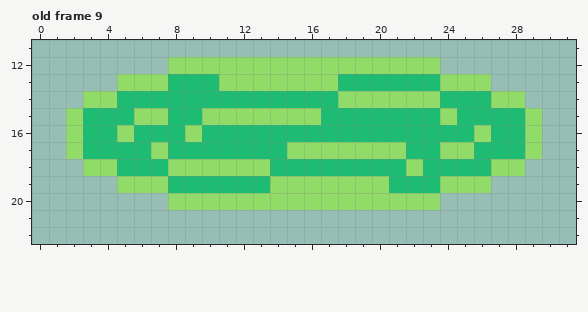
Edited in one commit: pixel-art file (project BuildFight/aseprite/craftTable.aseprite). The picture above was drawn from the file before the commit.
32x32 pixels, 9 frames. Shown: old frame 9: x 0..31, y 11..22. The commit also changed other frames, which this record leaves out.
And afterwards:
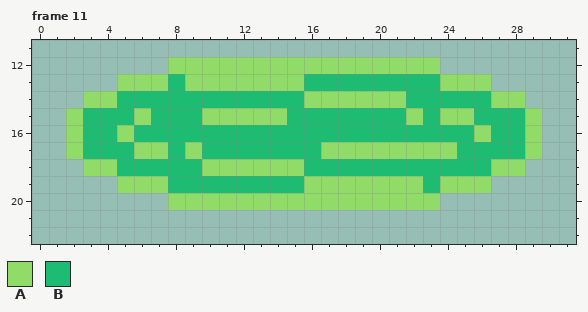
Palette (. is transparent): A #91db69  B #1ebc73
A new or re-ordered frame is compared with the old frame closest to it.
The exact change:
{"change": "frames 9 -> 14"}
{"where": "frame 11 is new; against old frame 9"}
{"frame":11,"y":13,"x":9,"old":"BB","new":"AA"}
{"frame":11,"y":13,"x":16,"old":"AA","new":"BB"}
{"frame":11,"y":14,"x":16,"old":"BB","new":"AA"}
{"frame":11,"y":14,"x":22,"old":"AA","new":"BB"}
{"frame":11,"y":15,"x":7,"old":"A","new":"B"}
{"frame":11,"y":15,"x":15,"old":"AA","new":"BB"}
{"frame":11,"y":15,"x":22,"old":"B","new":"A"}
{"frame":11,"y":15,"x":25,"old":"B","new":"A"}
{"frame":11,"y":16,"x":9,"old":"A","new":"B"}
{"frame":11,"y":17,"x":6,"old":"B","new":"A"}
{"frame":11,"y":17,"x":9,"old":"B","new":"A"}
{"frame":11,"y":17,"x":15,"old":"AA","new":"BB"}
{"frame":11,"y":17,"x":22,"old":"BB","new":"AA"}
{"frame":11,"y":17,"x":25,"old":"A","new":"B"}
{"frame":11,"y":18,"x":8,"old":"AA","new":"BB"}
{"frame":11,"y":18,"x":14,"old":"BB","new":"AA"}
{"frame":11,"y":18,"x":22,"old":"A","new":"B"}
{"frame":11,"y":19,"x":14,"old":"AA","new":"BB"}
{"frame":11,"y":19,"x":21,"old":"BB","new":"AA"}
{"label":"changed","picture_box":[134,74,338,193]}
{"label":"changed","picture_box":[389,91,474,193]}
